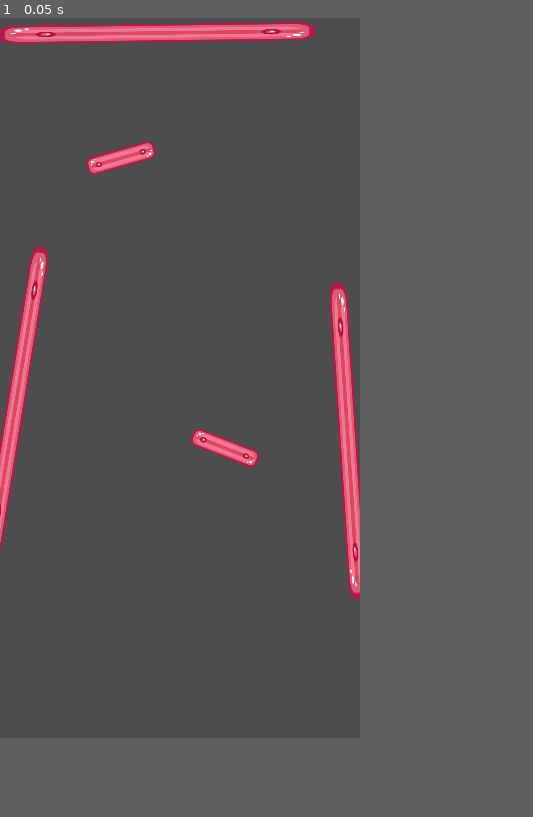
Above: before the commit, frame 1.
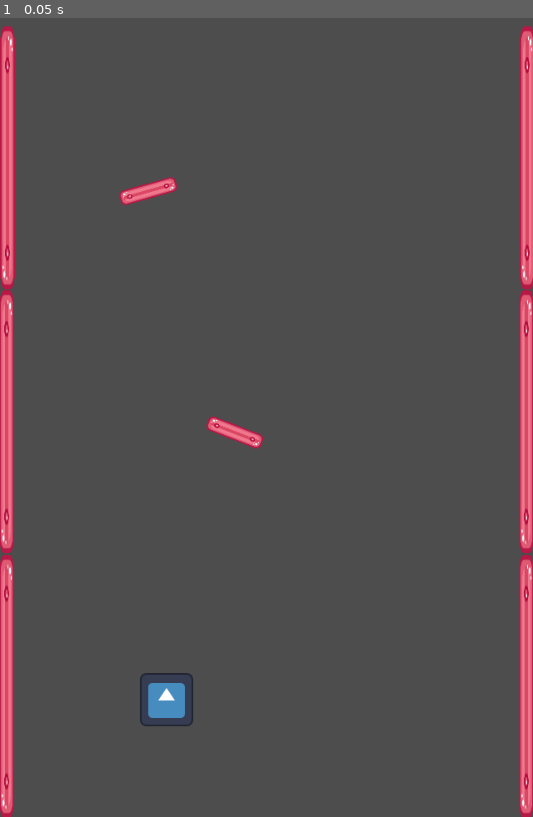
Above: after the commit, the same moment.

Repository: legacynical/flick-game
Game: Godot game, scene res://scenes/levels/test_level.tscn
The game is run twice, just before and just after one commit, with the same random seed, the same clock (stepped at 60 frames per second) and the same inputs. The engine's default icon, where the game draws it, is replaced by a stand-in: a white triangle on a blue panel in a dark square.
Inputs:
- Up to frame 1 (0.05 s): no input
In our replay, the window is 360x720 before the commit and 533x799 after it. These sizes can differ from the game's own. Grey fills any space a smaller window leaves; there, only what the larger window draws over its background counts as a difference.

The runs differ from the first frame. In frame 1, 9.6% of the frame differs, in the area x 0-100%, y 0-100%.

Commit message:
adjust window size to grid

Diff:
--- a/project.godot
+++ b/project.godot
@@ -17,8 +17,8 @@
 
 [display]
 
-window/size/viewport_width=360
-window/size/viewport_height=720
+window/size/viewport_width=640
+window/size/viewport_height=960
 
 [dotnet]
 
--- a/scenes/levels/test_level.tscn
+++ b/scenes/levels/test_level.tscn
@@ -1,26 +1,44 @@
-[gd_scene load_steps=3 format=3 uid="uid://o0w2cdhdjqq8"]
+[gd_scene load_steps=4 format=3 uid="uid://o0w2cdhdjqq8"]
 
 [ext_resource type="PackedScene" uid="uid://jgd3tfvg00yu" path="res://scenes/objects/wall_long.tscn" id="1_c2ys3"]
 [ext_resource type="PackedScene" uid="uid://c68cbjmvqcm45" path="res://scenes/objects/wall_short.tscn" id="2_wfhsx"]
+[ext_resource type="PackedScene" uid="uid://b557iy0oclo0" path="res://scenes/player/player.tscn" id="3_qtf05"]
 
 [node name="TestLevel" type="Node2D"]
 
-[node name="WallLong" parent="." instance=ExtResource("1_c2ys3")]
-position = Vector2(16, 385)
-rotation = -1.40919
+[node name="Walls" type="Node2D" parent="."]
 
-[node name="WallLong2" parent="." instance=ExtResource("1_c2ys3")]
-position = Vector2(348, 423)
-rotation = -1.63639
+[node name="WallLong" parent="Walls" instance=ExtResource("1_c2ys3")]
+position = Vector2(8, 803)
+rotation = 1.5708
 
-[node name="WallLong3" parent="." instance=ExtResource("1_c2ys3")]
-position = Vector2(157, 15)
-rotation = -0.0125036
+[node name="WallLong2" parent="Walls" instance=ExtResource("1_c2ys3")]
+position = Vector2(8, 485)
+rotation = 1.5708
+
+[node name="WallLong3" parent="Walls" instance=ExtResource("1_c2ys3")]
+position = Vector2(9, 168)
+rotation = 1.5708
+
+[node name="WallLong4" parent="Walls" instance=ExtResource("1_c2ys3")]
+position = Vector2(632, 803)
+rotation = 1.5708
+
+[node name="WallLong5" parent="Walls" instance=ExtResource("1_c2ys3")]
+position = Vector2(632, 485)
+rotation = 1.5708
+
+[node name="WallLong6" parent="Walls" instance=ExtResource("1_c2ys3")]
+position = Vector2(633, 168)
+rotation = 1.5708
 
 [node name="WallShort" parent="." instance=ExtResource("2_wfhsx")]
-position = Vector2(225, 430)
+position = Vector2(282, 498)
 rotation = 0.369492
 
 [node name="WallShort2" parent="." instance=ExtResource("2_wfhsx")]
-position = Vector2(121, 140)
+position = Vector2(178, 208)
 rotation = -0.277088
+
+[node name="Player" parent="." instance=ExtResource("3_qtf05")]
+position = Vector2(200, 819)
--- a/scenes/player/player.tscn
+++ b/scenes/player/player.tscn
@@ -3,12 +3,12 @@
 [ext_resource type="Texture2D" uid="uid://bhxhnw8muv68q" path="res://icon-round.svg" id="1_loll0"]
 
 [sub_resource type="CircleShape2D" id="CircleShape2D_utj4v"]
-radius = 19.0
+radius = 32.0624
 
 [node name="Player" type="CharacterBody2D"]
 
 [node name="PlayerImage" type="Sprite2D" parent="."]
-scale = Vector2(0.3, 0.3)
+scale = Vector2(0.5, 0.5)
 texture = ExtResource("1_loll0")
 
 [node name="CollisionShape2D" type="CollisionShape2D" parent="."]
